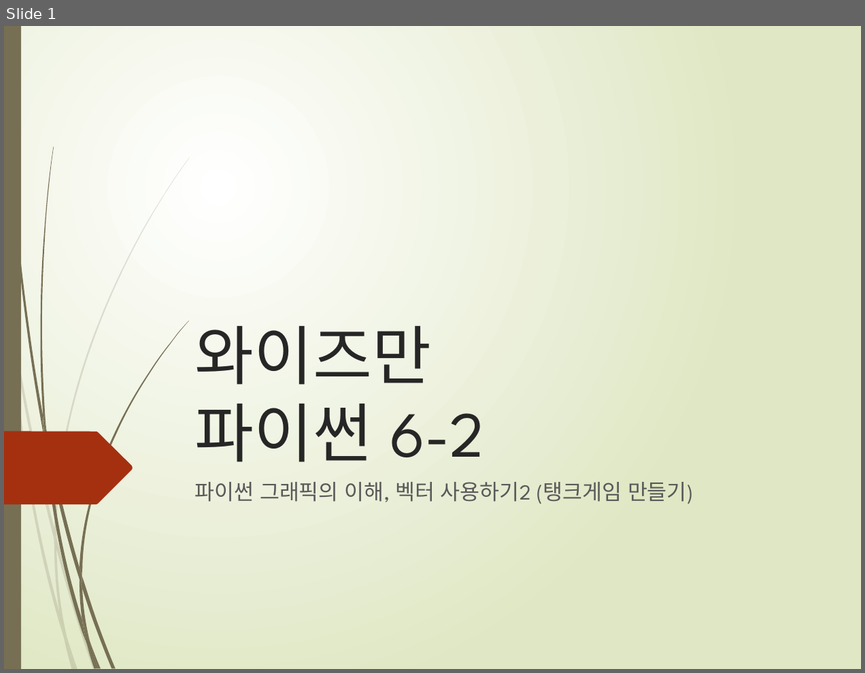
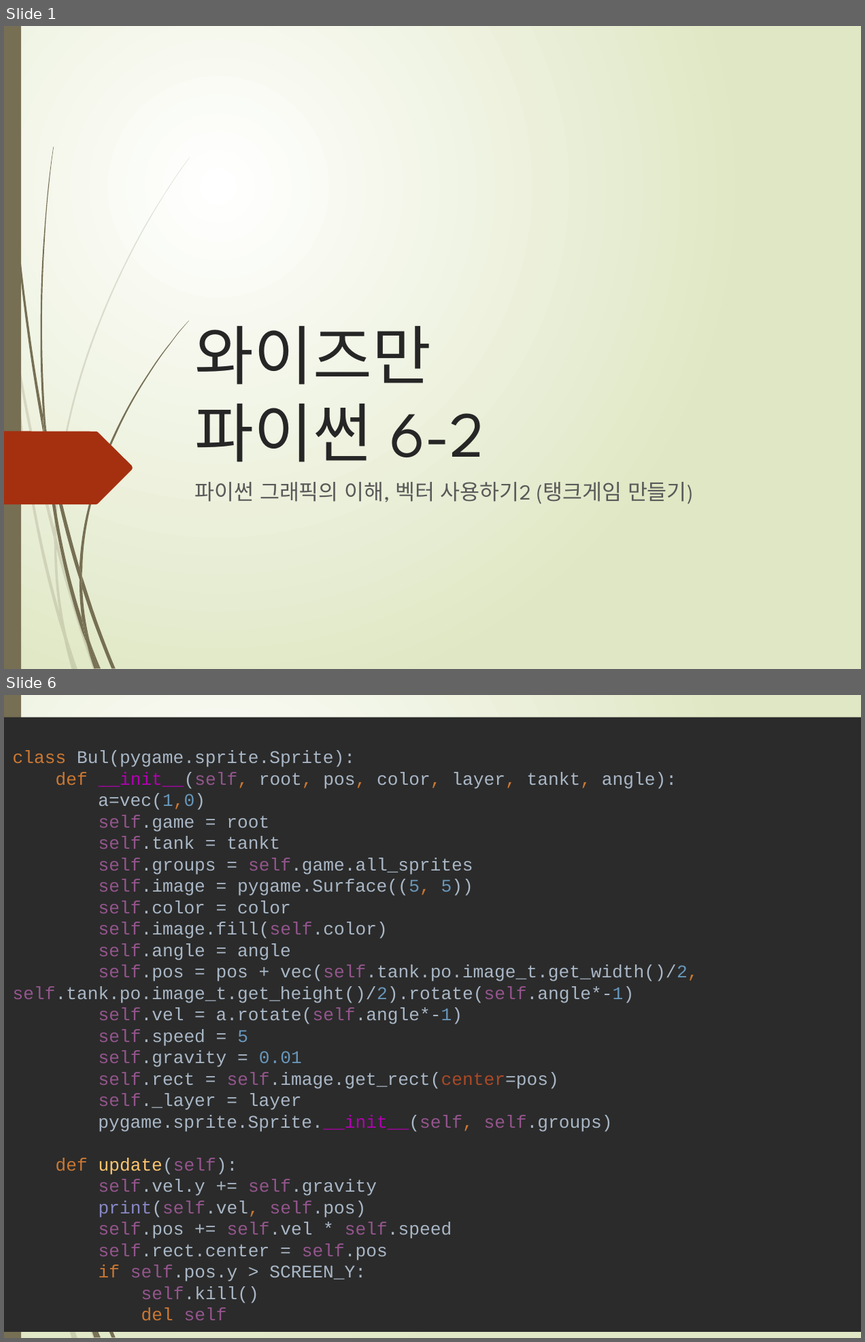
Before and after one commit to freshmea/weizman_python_class, a slide deck: textbook/파이썬6-2교시.pptx. Shown one above the other, each under a label of ours: slide 1 before the commit, slides 1 and 6 after it; the slides between them are not shown. The pictures are 865x673 and 865x1342 pixels, drawn with LibreOffice and Linux fonts; fonts in the diff are those of the drawing. Boxes give left, top, right and bottom in pixels: in the first picture for what was removed or moved away, otherwise in the second. Text is boxed around its words. In the diff, an @@ line names an element or a change of style, - is before the commit and + after.

```diff
--- a/textbook/파이썬6-2교시.pptx
+++ b/textbook/파이썬6-2교시.pptx
@@ slide 6 added at bbox=[4, 695, 861, 1338], background gradient #FFFFFF to #DFE8C4; not listed: 11 template elements that a slide beside it also shows @@
@@ rectangle added at bbox=[4, 717, 861, 1331], fill #2B2B2B, 15 pt, text #A9B7C6 @@
+class Bul(pygame.sprite.Sprite):
+def __init__(self, root, pos, color, layer, tankt, angle):
+a=vec(1,0)
+self.game = root
+self.tank = tankt
+self.groups = self.game.all_sprites
+self.image = pygame.Surface((5, 5))
+self.color = color
+self.image.fill(self.color)
+self.angle = angle
+self.pos = pos + vec(self.tank.po.image_t.get_width()/2, self.tank.po.image_t.get_height()/2).rotate(self.angle*-1)
+self.vel = a.rotate(self.angle*-1)
+self.speed = 5
+self.gravity = 0.01
+self.rect = self.image.get_rect(center=pos)
+self._layer = layer
+pygame.sprite.Sprite.__init__(self, self.groups)
+def update(self):
+self.vel.y += self.gravity
+print(self.vel, self.pos)
+self.pos += self.vel * self.speed
+self.rect.center = self.pos
+if self.pos.y > SCREEN_Y:
+self.kill()
+del self
@@ freeform shape added at bbox=[4, 762, 132, 810], fill #A53010 @@
```
Also in this commit, not shown: 5 slides changed, 2 other slides added, 4 slides removed, 5 other files.
